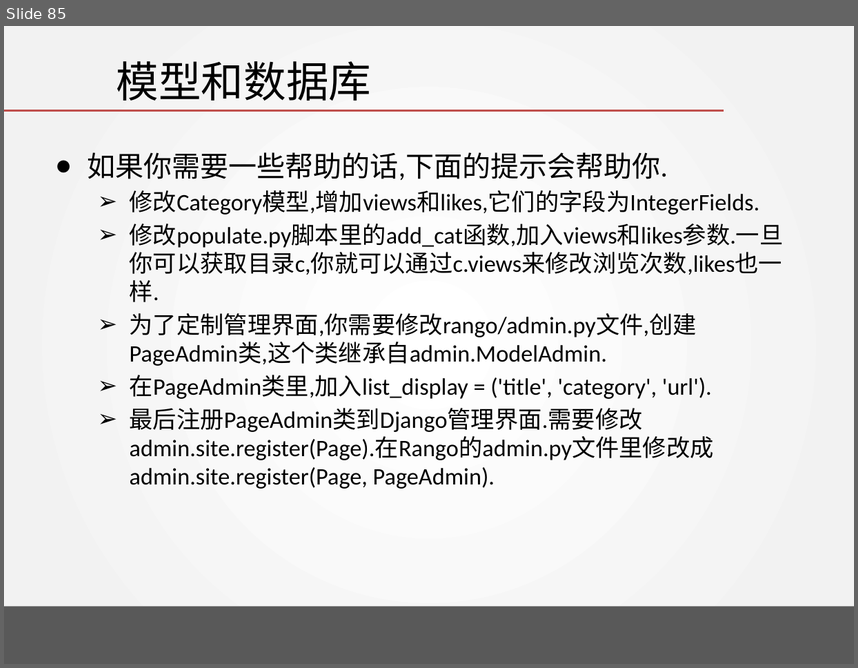
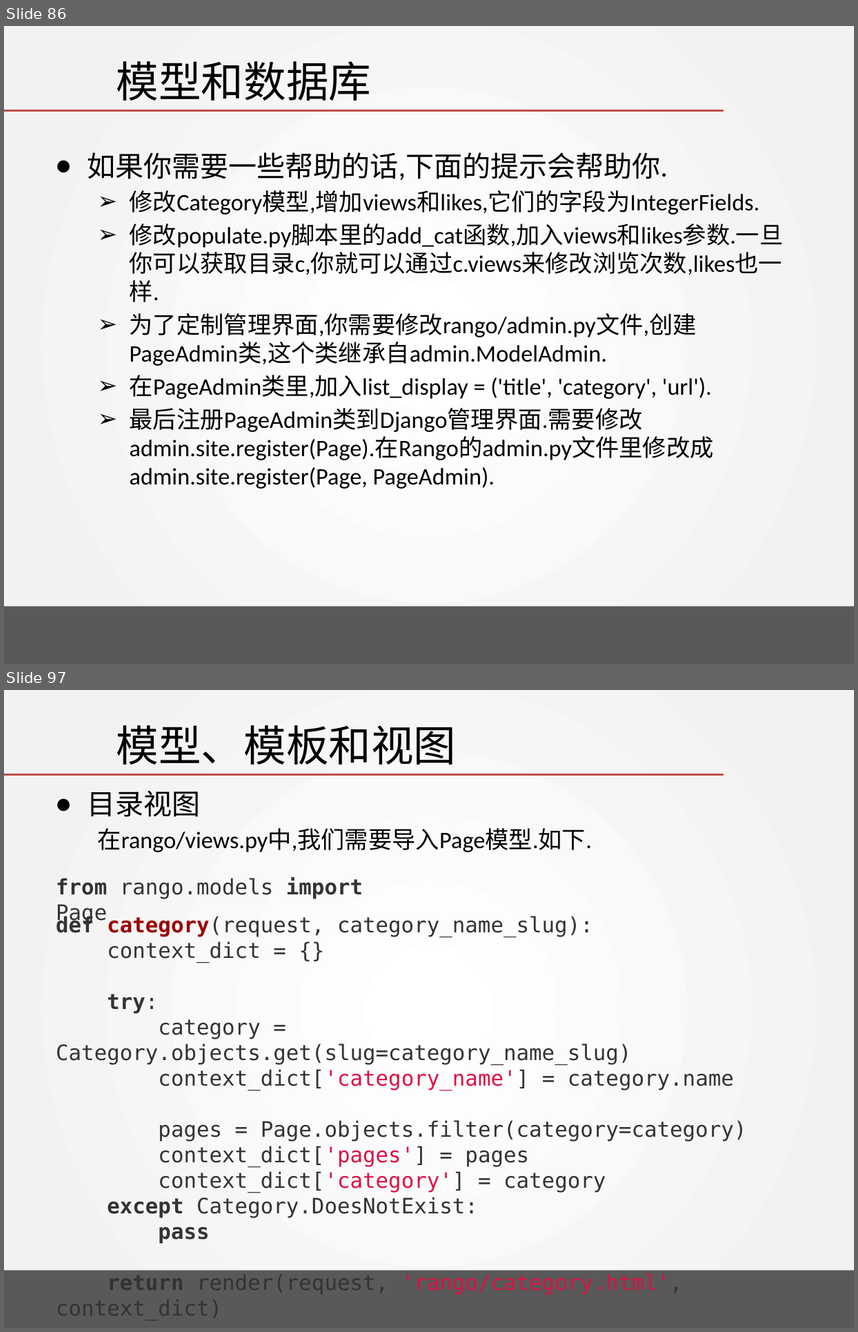
Before and after one commit to wangjin0818/Creative_Experiment, a slide deck: week 04/Tango with Django - I.pptx. Shown one above the other, each under a label of ours: slide 85 before the commit, slides 86 and 97 after it; the slides between them are not shown. The pictures are 858x668 and 858x1332 pixels, drawn with LibreOffice and Linux fonts; fonts in the diff are those of the drawing; background and template pictures are left out. Boxes give left, top, right and bottom in pixels: in the first picture for what was removed or moved away, otherwise in the second. Text is boxed around its words. In the diff, an @@ line names an element or a change of style, - is before the commit and + after.

```diff
--- a/week 04/Tango with Django - I.pptx
+++ b/week 04/Tango with Django - I.pptx
@@ slide 97 added at [4,690,854,1328], background gradient #FFFFFF to #F2F2F2; not listed: 2 template elements that a slide beside it also shows @@
@@ title added at [116,725,457,765], 36 pt, text #000000 @@
+模型、模板和视图
@@ text added at [87,790,592,852], 20 pt, text #000000 @@
+● 目录视图
+  在rango/views.py中,我们需要导入Page模型.如下.
@@ text added at [56,877,363,925], 18 pt, text #333333 @@
+from rango.models import Page
@@ text added at [56,915,747,1321], 18 pt, text #333333 @@
+def category(request, category_name_slug):
+context_dict = {}
+try:
+category = Category.objects.get(slug=category_name_slug)
+context_dict['category_name'] = category.name
+pages = Page.objects.filter(category=category)
+context_dict['pages'] = pages
+context_dict['category'] = category
+except Category.DoesNotExist:
+pass
+return render(request, 'rango/category.html', context_dict)
@@ what was slide 85 is now slide 86 @@
```
Also in this commit, not shown: 2 slides changed, 16 other slides added, 2 other files.
